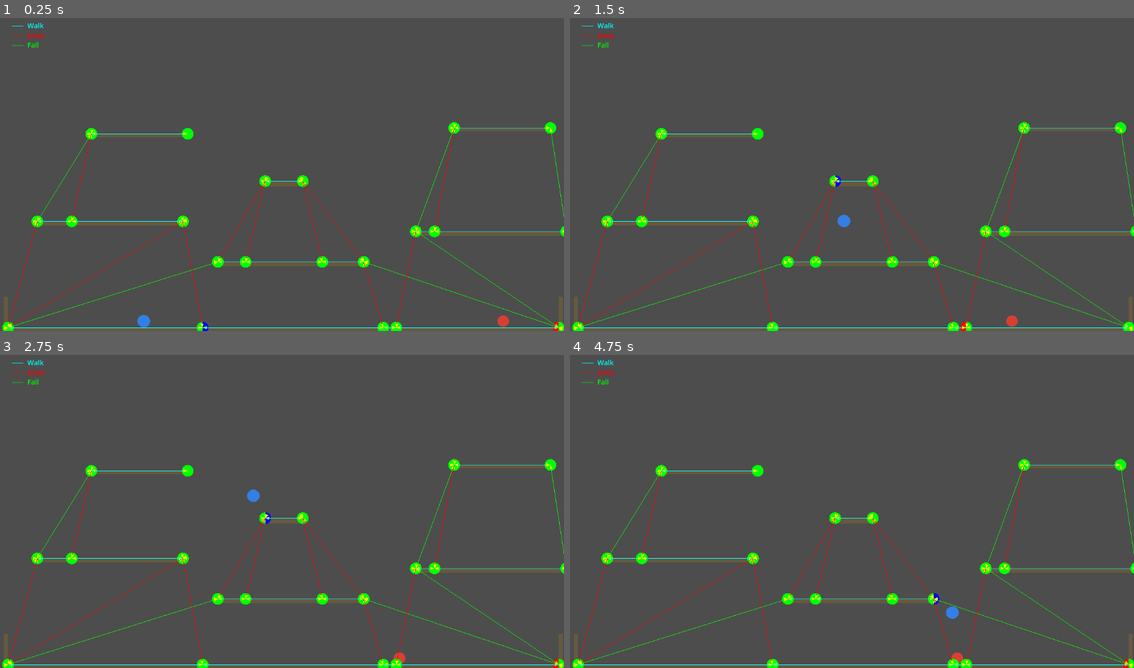
Above: before the commit, frames 1-4 (two rows, left to right).
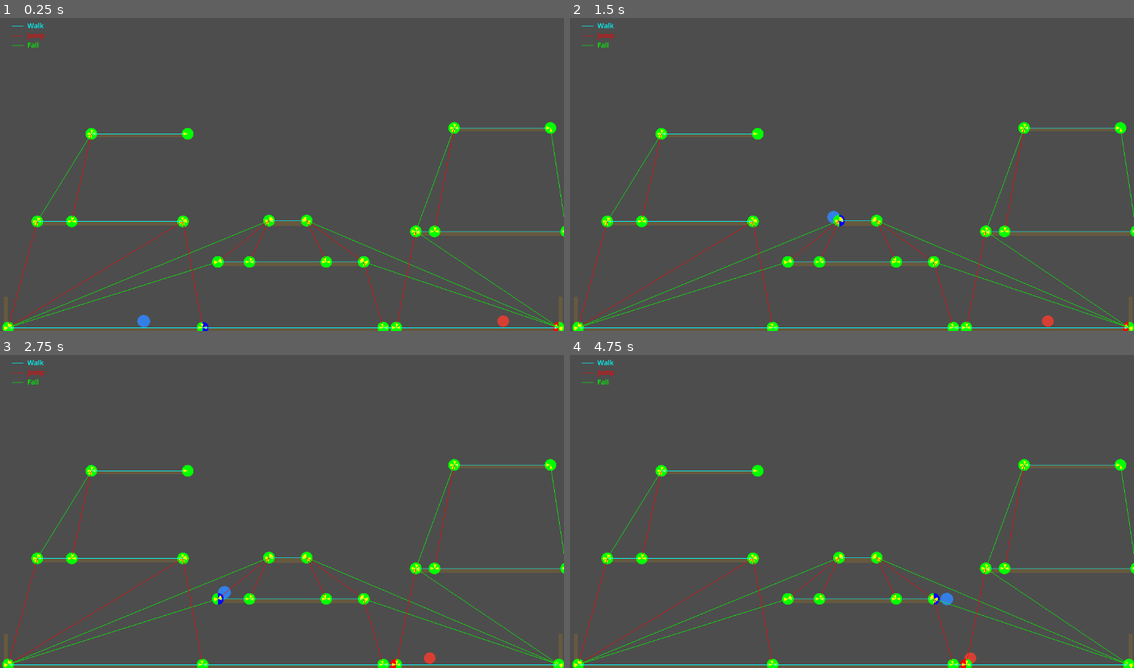
Above: after the commit, the same moments.

Repository: xhocquet/2d-platformer-pathfinding-demo
Game: Godot game, scene res://main.tscn
Same seed, same stepped clock (60 frames per second), same inputs: the game is played once before the commit and once after it.
Inputs:
- Up to frame 1 (0.25 s): no input
- Up to frame 2 (1.5 s): hold D (move_right) from 0.53 s (still down); tap W (jump) at 0.6, 0.77, 1.07, 1.35 s
- Up to frame 3 (2.75 s): tap W (jump) at 1.52, 1.82, 2.1 s; release D (move_right) at 2.03 s; hold A (move_left) from 2.03 s (still down)
- Up to frame 4 (4.75 s): release A (move_left) at 2.78 s; hold D (move_right) 2.78-4.28 s; tap W (jump) at 2.85, 3.02, 3.32, 3.6, 3.77, 4.07, 4.35, 4.52 s; hold A (move_left) from 4.28 s (still down)

The runs differ from the first frame. In frame 1, 1.1% of the frame differs, in the area x 0-100%, y 50-100%; in frame 2, 1.3%; in frame 3, 1.4%, in the area x 0-100%, y 42-100%; in frame 4, 1.4%.

Commit message:
Checkpoint

Diff:
--- a/enemy.gd
+++ b/enemy.gd
@@ -73,7 +73,6 @@
 		print("[Enemy] path: no to_id (player section empty)")
 		return []
 	var path: Array[StringName] = _graph.find_path(from_id, to_id)
-	print("[Enemy] path: from=", from_id, " to=", to_id, " result size=", path.size())
 	return path
 
 func _process_ai(_delta: float) -> void:
@@ -111,10 +110,8 @@
 
 	var target_pos: Vector2 = _graph.get_section_position(_edge_to)
 	var arrived: bool = global_position.distance_to(target_pos) <= ARRIVAL_DIST
-	if is_on_floor():
-		var section_under: StringName = _graph.get_section_under_body(self)
-		if section_under == _edge_to:
-			arrived = true
+	if is_on_floor() and _current_section_id == _edge_to:
+		arrived = true
 	if arrived:
 		_current_node_id = _edge_to
 		_stand_still()
@@ -156,17 +153,15 @@
 		_jump_back_out_dir = -1.0 if approach_from_left else 1.0
 	else:
 		_jump_back_out_dir = 0.0
-	print("[Enemy] jump_start from=", edge_from, " to=", edge_to, " pos=", global_position, " ledge_x=[", ledge_min_x, ",", ledge_max_x, "] approach_left=", approach_from_left, " edge_x=", edge_x, " inside=", inside, " back_out_dir=", _jump_back_out_dir)
 
 func _tick_jump_sequence() -> void:
 	if _jump_phase == JumpPhase.JUMP_PRESS:
 		if not is_on_floor():
 			_jump_phase = JumpPhase.ASCENT
 			_jump_peak_y = global_position.y
-			print("[Enemy] jump phase -> ASCENT back_out_dir=", _jump_back_out_dir)
 	elif _jump_phase == JumpPhase.ASCENT:
 		if is_on_floor():
-			_current_node_id = _graph.get_section_under_body(self)
+			_current_node_id = _current_section_id
 			_stand_still()
 			return
 		_jump_peak_y = minf(_jump_peak_y, global_position.y)
@@ -176,5 +171,5 @@
 			_jump_phase = JumpPhase.AIR_CONTROL
 	elif _jump_phase == JumpPhase.AIR_CONTROL:
 		if is_on_floor():
-			_current_node_id = _graph.get_section_under_body(self)
+			_current_node_id = _current_section_id
 			_stand_still()
--- a/main.tscn
+++ b/main.tscn
@@ -50,7 +50,7 @@
 polygon = PackedVector2Array(-60, -12, 60, -12, 60, 12, -60, 12)
 
 [node name="Platform2" type="StaticBody2D" parent="."]
-position = Vector2(580, 347.44815)
+position = Vector2(588, 428.55276)
 scale = Vector2(0.6400484, 0.45145908)
 
 [node name="CollisionShape2D" type="CollisionShape2D" parent="Platform2"]
--- a/section_graph.gd
+++ b/section_graph.gd
@@ -34,27 +34,31 @@
 func get_section_position(section_id: StringName) -> Vector2:
 	return _positions.get(section_id, Vector2.ZERO)
 
+const _SECTION_RAY_LENGTH := 40.0
+const _SECTION_RAY_OFFSET := 14.0  # horizontal fallback when center ray misses (e.g. near ledge)
+
 func get_section_under_body(body: CharacterBody2D) -> StringName:
 	if not body.is_on_floor():
 		return &""
 
 	var space_state: PhysicsDirectSpaceState2D = body.get_world_2d().direct_space_state
-	var from_pos := body.global_position
-	var to_pos := from_pos + Vector2(0, 40)
-	var q := PhysicsRayQueryParameters2D.create(from_pos, to_pos)
-	q.exclude = [body.get_rid()]
-	var result := space_state.intersect_ray(q)
-	if result.is_empty():
-		return &""
-
-	var sections: Array = _node_to_sections.get(result.collider, [])
-	if sections.is_empty():
-		return &""
-
-	var x := body.global_position.x
-	var left_pos: Vector2 = _positions.get(sections[0], Vector2.ZERO)
-	var right_pos: Vector2 = _positions.get(sections[1], Vector2.ZERO)
-	return sections[0] if x < (left_pos.x + right_pos.x) / 2.0 else sections[1]
+	var origin := body.global_position
+	var try_origins: Array[Vector2] = [origin, origin + Vector2(-_SECTION_RAY_OFFSET, 0), origin + Vector2(_SECTION_RAY_OFFSET, 0)]
+	for from_pos in try_origins:
+		var to_pos := from_pos + Vector2(0, _SECTION_RAY_LENGTH)
+		var q := PhysicsRayQueryParameters2D.create(from_pos, to_pos)
+		q.exclude = [body.get_rid()]
+		var result := space_state.intersect_ray(q)
+		if result.is_empty():
+			continue
+		var sections: Array = _node_to_sections.get(result.collider, [])
+		if sections.is_empty():
+			continue
+		var x := body.global_position.x
+		var left_pos: Vector2 = _positions.get(sections[0], Vector2.ZERO)
+		var right_pos: Vector2 = _positions.get(sections[1], Vector2.ZERO)
+		return sections[0] if x < (left_pos.x + right_pos.x) / 2.0 else sections[1]
+	return &""
 
 func get_neighbors(section_id: StringName) -> Array[Dictionary]:
 	var out: Array[Dictionary] = []
